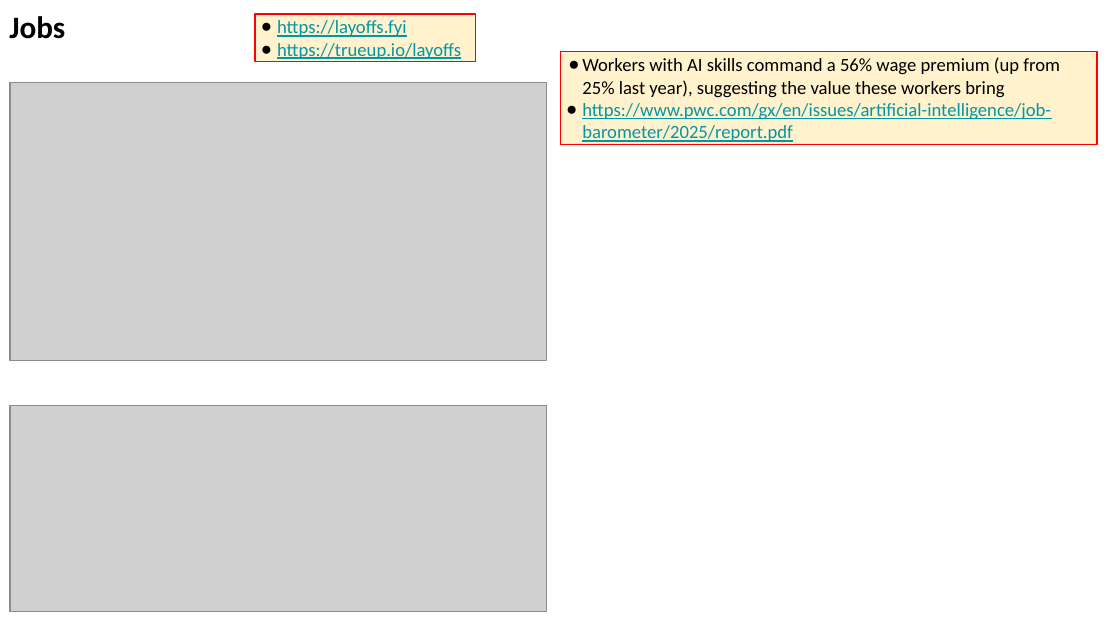
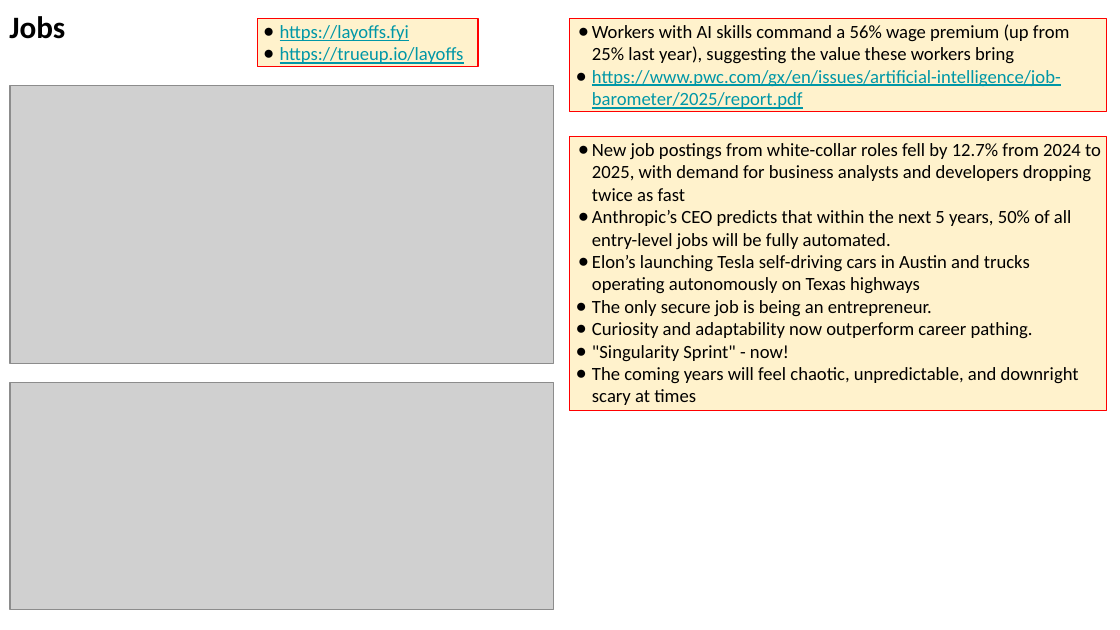
Before and after one commit to lselector/seminar, a slide deck: slide 21 of 2025/2025-06-06-AI-Updates.pptx (slide 13 before the commit). Drawn at 1120x630 pixels with LibreOffice and Linux fonts; fonts in the diff are those of the drawing; grey boxes stand for pictures. Boxes give left, top, right and bottom in pixels: in the first picture for what was removed or moved away, otherwise in the second. Text is boxed around its words. In the diff, an @@ line names an element or a change of style, - is before the commit and + after.

```diff
--- a/2025/2025-06-06-AI-Updates.pptx
+++ b/2025/2025-06-06-AI-Updates.pptx
@@ rectangle "https://layoffs.fyi" moved from (x1=255, y1=15, x2=476, y2=62) to (x1=258, y1=19, x2=478, y2=66) @@
@@ rectangle "Workers with AI skills command ..." moved from (x1=560, y1=52, x2=1096, y2=144) to (x1=570, y1=19, x2=1107, y2=112) @@
@@ picture resized from (x1=10, y1=83, x2=547, y2=361) to (x1=10, y1=85, x2=553, y2=363) @@
@@ rectangle added at (x1=570, y1=137, x2=1107, y2=410), fill #FFF2CC, outline #FF0000 0.75 pt, 12 pt, text #000000 @@
+● New job postings from white-collar roles fell by 12.7% from 2024 to 2025, with demand for business analysts and developers dropping twice as fast
+● Anthropic’s CEO predicts that within the next 5 years, 50% of all entry-level jobs will be fully automated.
+● Elon’s launching Tesla self-driving cars in Austin and trucks operating autonomously on Texas highways
+● The only secure job is being an entrepreneur.
+● Curiosity and adaptability now outperform career pathing.
+● "Singularity Sprint" - now!
+● The coming years will feel chaotic, unpredictable, and downright scary at times
@@ picture resized from (x1=10, y1=405, x2=547, y2=612) to (x1=10, y1=382, x2=553, y2=609) @@
```
Also in this commit, not shown: 6 other slides changed, 8 slides added.
